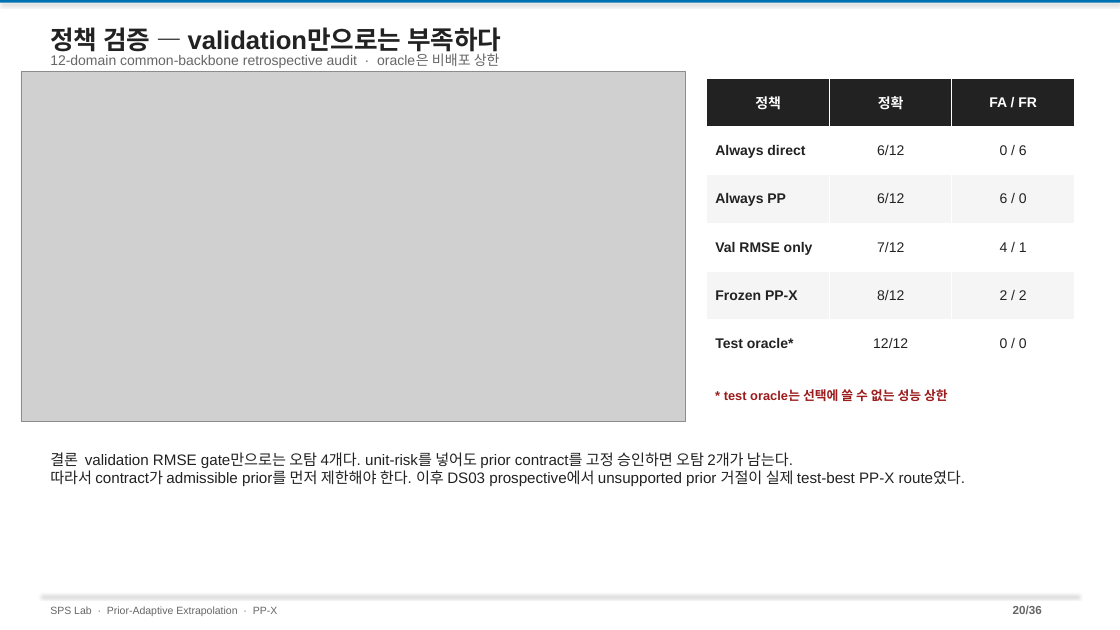
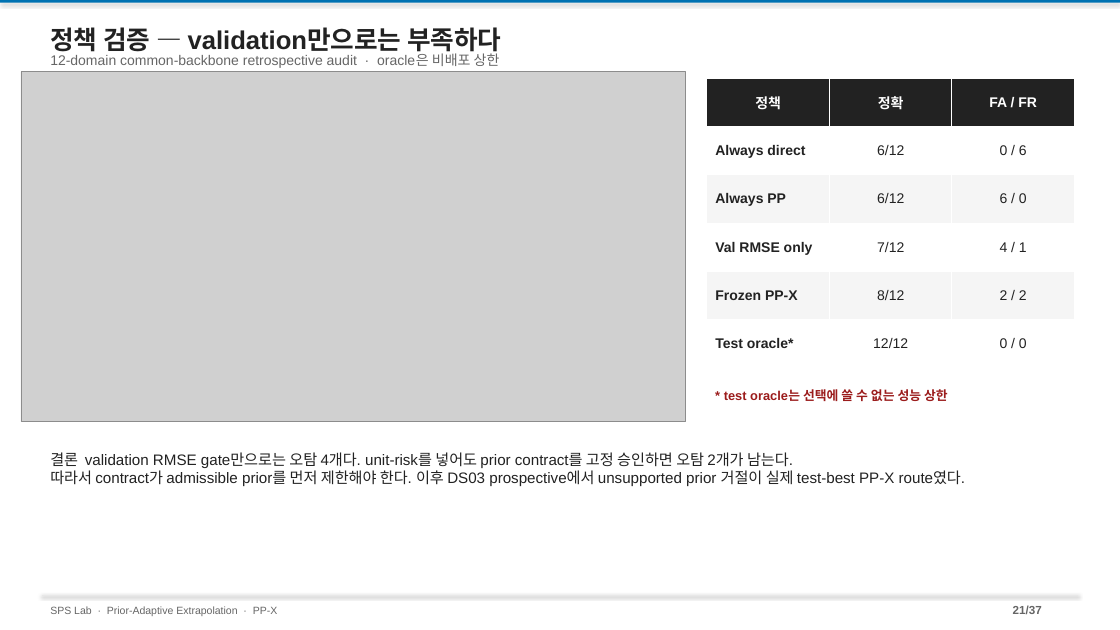
Before and after one commit to amumujs-create/pp-extrapolation, a slide deck: slide 21 of ppt/PP-X_Research_Detailed_v2.pptx (slide 20 before the commit). Drawn at 1120x630 pixels with LibreOffice and Linux fonts; fonts in the diff are those of the drawing; grey boxes stand for pictures. Boxes give left, top, right and bottom in pixels: in the first picture for what was removed or moved away, otherwise in the second. Text is boxed around its words. In the diff, an @@ line names an element or a change of style, - is before the commit and + after.

```diff
--- a/ppt/PP-X_Research_Detailed_v2.pptx
+++ b/ppt/PP-X_Research_Detailed_v2.pptx
@@ text at (1013,605,1042,614): text changed @@
-20/36
+21/37
```
Also in this commit, not shown: 33 other slides changed, 1 slide added, 1 other file.
